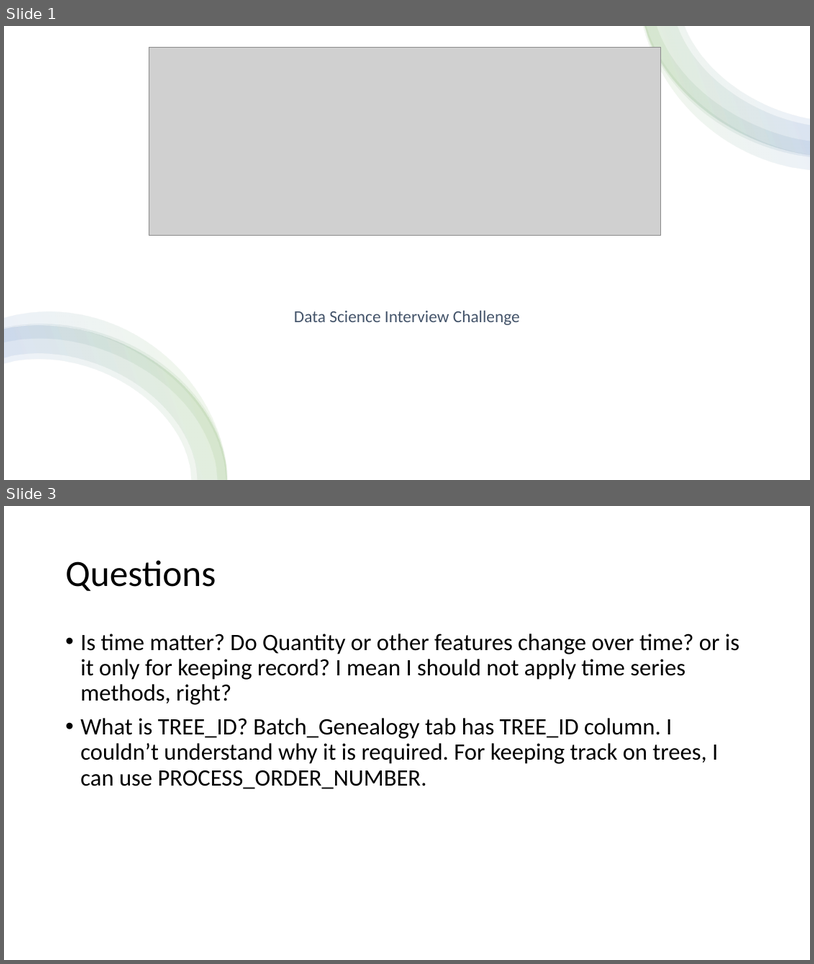
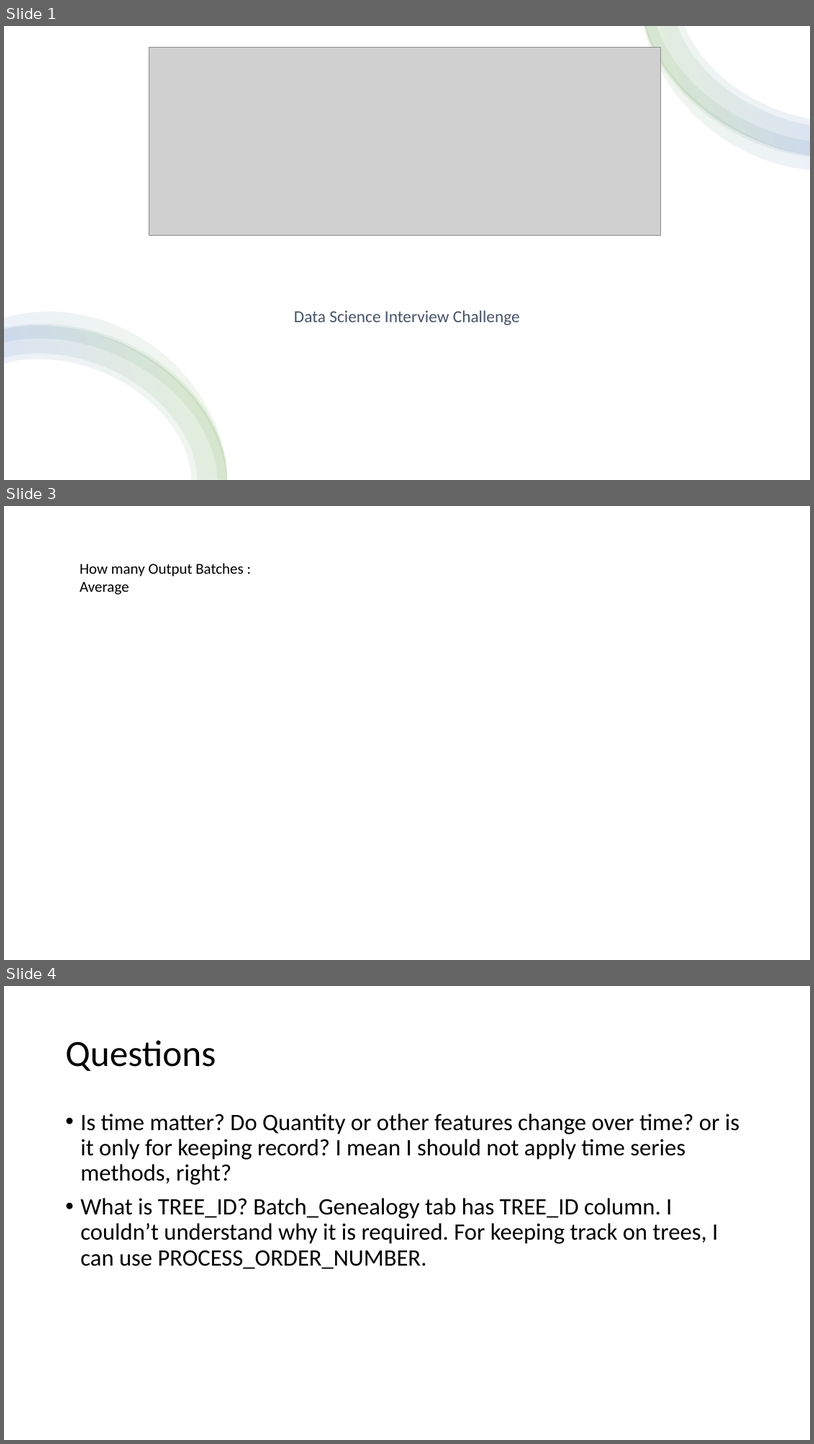
Before and after one commit to whatcanaysu/Sanofi_Challenge, a slide deck: Presentation.pptx. Shown one above the other, each under a label of ours: slides 1 and 3 before the commit, slides 1, 3 and 4 after it; the slides between them are not shown. The pictures are 814x964 and 814x1444 pixels, drawn with LibreOffice and Linux fonts; fonts in the diff are those of the drawing; grey boxes stand for pictures. Boxes give left, top, right and bottom in pixels: in the first picture for what was removed or moved away, otherwise in the second. Text is boxed around its words. In the diff, an @@ line names an element or a change of style, - is before the commit and + after.

```diff
--- a/Presentation.pptx
+++ b/Presentation.pptx
@@ slide 3 added at bbox=[4, 506, 810, 960], background #FFFFFF @@
@@ text added at bbox=[80, 563, 244, 595], 18 pt, text #000000 @@
+How many Output Batches :
+Average
@@ what was slide 3 is now slide 4 @@
```
Also in this commit, not shown: 1 slide changed, 3 other files.
